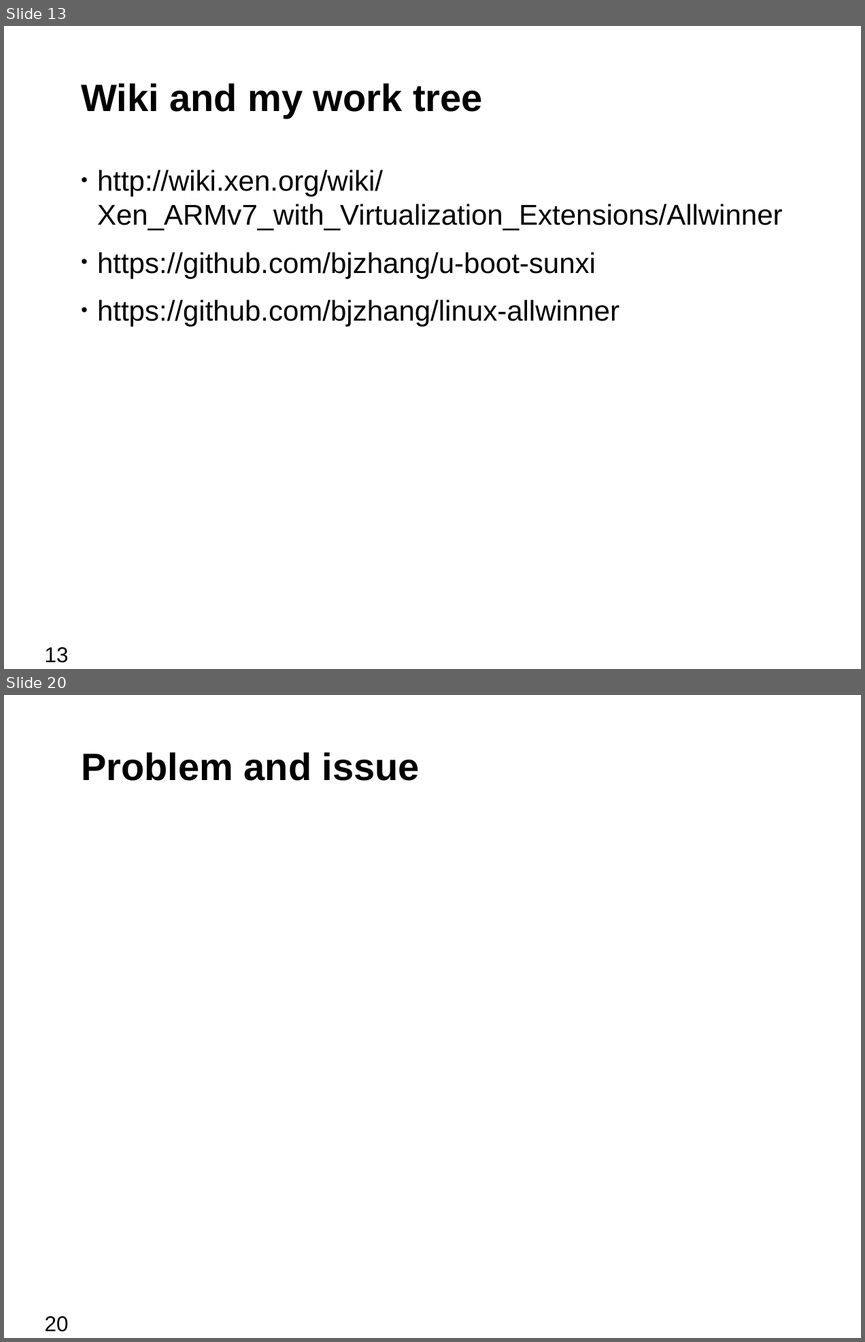
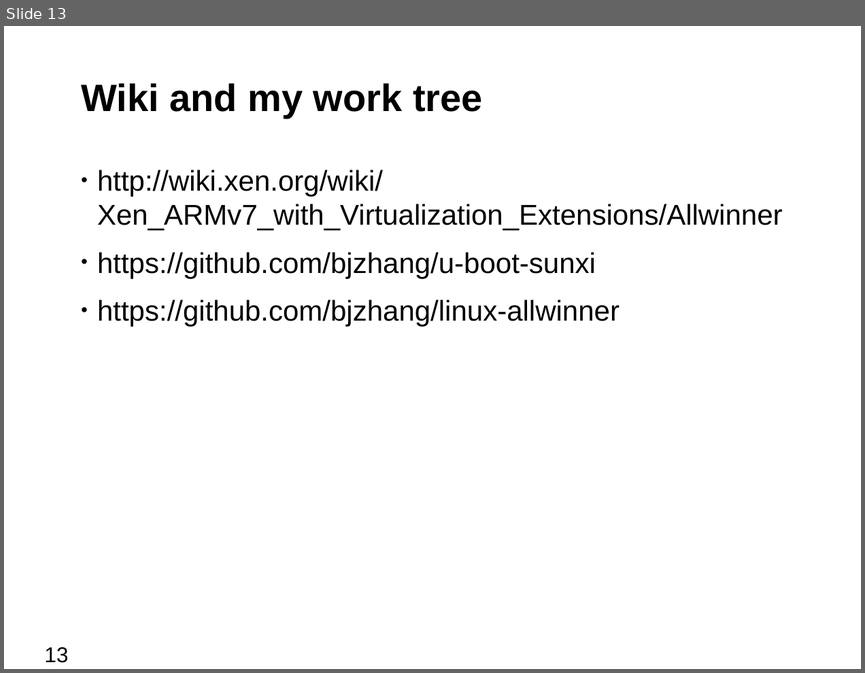
Before and after one commit to bjzhang/open_log, a slide deck: novell/community/ouros/xen_on_cubietruck.odp. Shown one above the other, each under a label of ours: slides 13 and 20 before the commit, slide 13 after it; the slides between them are not shown. The pictures are 865x1342 and 865x673 pixels, drawn with LibreOffice and Linux fonts; fonts in the diff are those of the drawing; background and template pictures are left out. Boxes give left, top, right and bottom in pixels: in the first picture for what was removed or moved away, otherwise in the second. Text is boxed around its words. In the diff, an @@ line names an element or a change of style, - is before the commit and + after.

```diff
--- a/novell/community/ouros/xen_on_cubietruck.odp
+++ b/novell/community/ouros/xen_on_cubietruck.odp
@@ slide 20 removed at [4,695,861,1338], background #FFFFFF; not listed: 1 template element that a slide beside it also shows @@
@@ title removed at [81,752,419,781] @@
-Problem and issue
```
Also in this commit, not shown: 8 slides changed, 1 slide added, 10 other slides removed, 3 other files.
